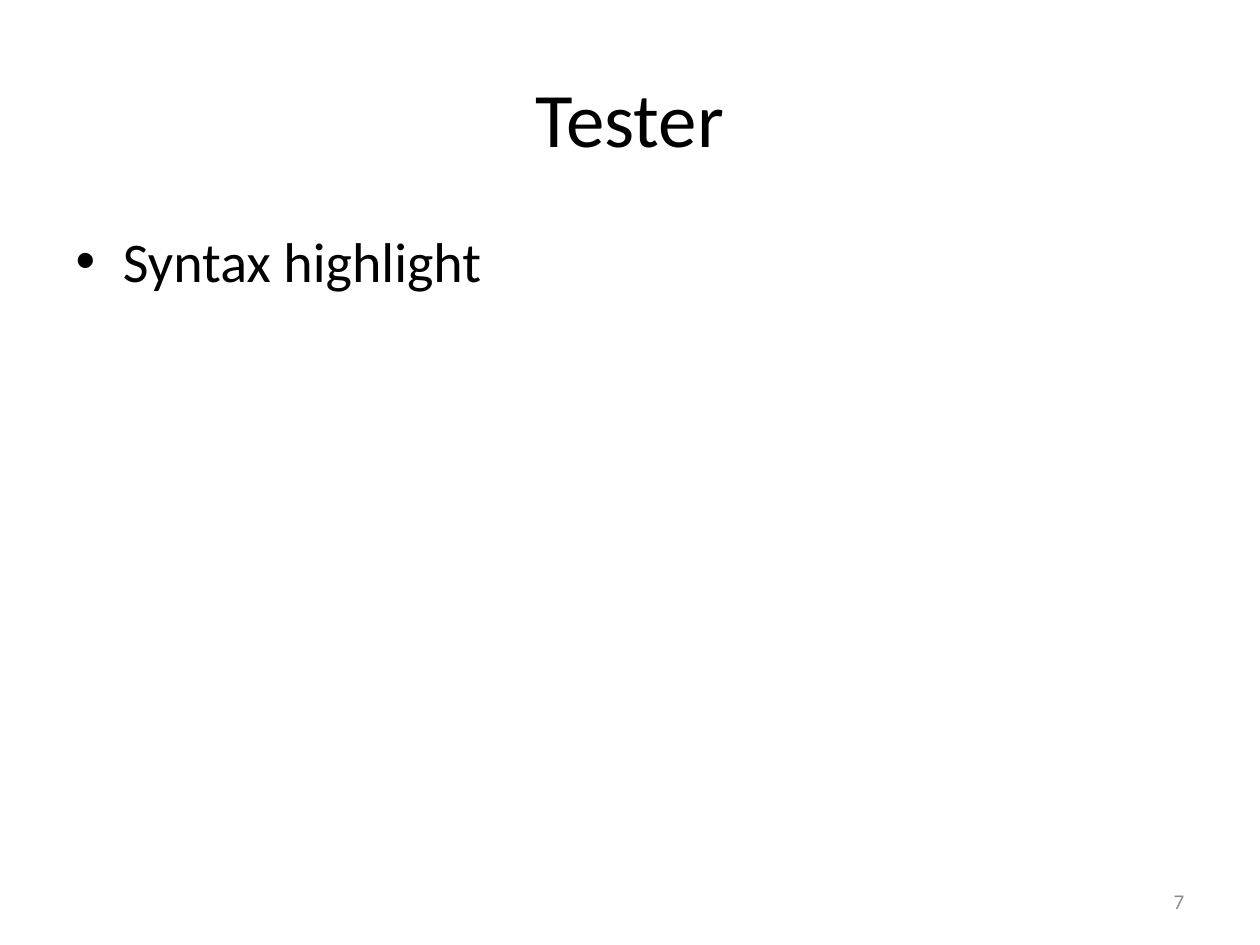
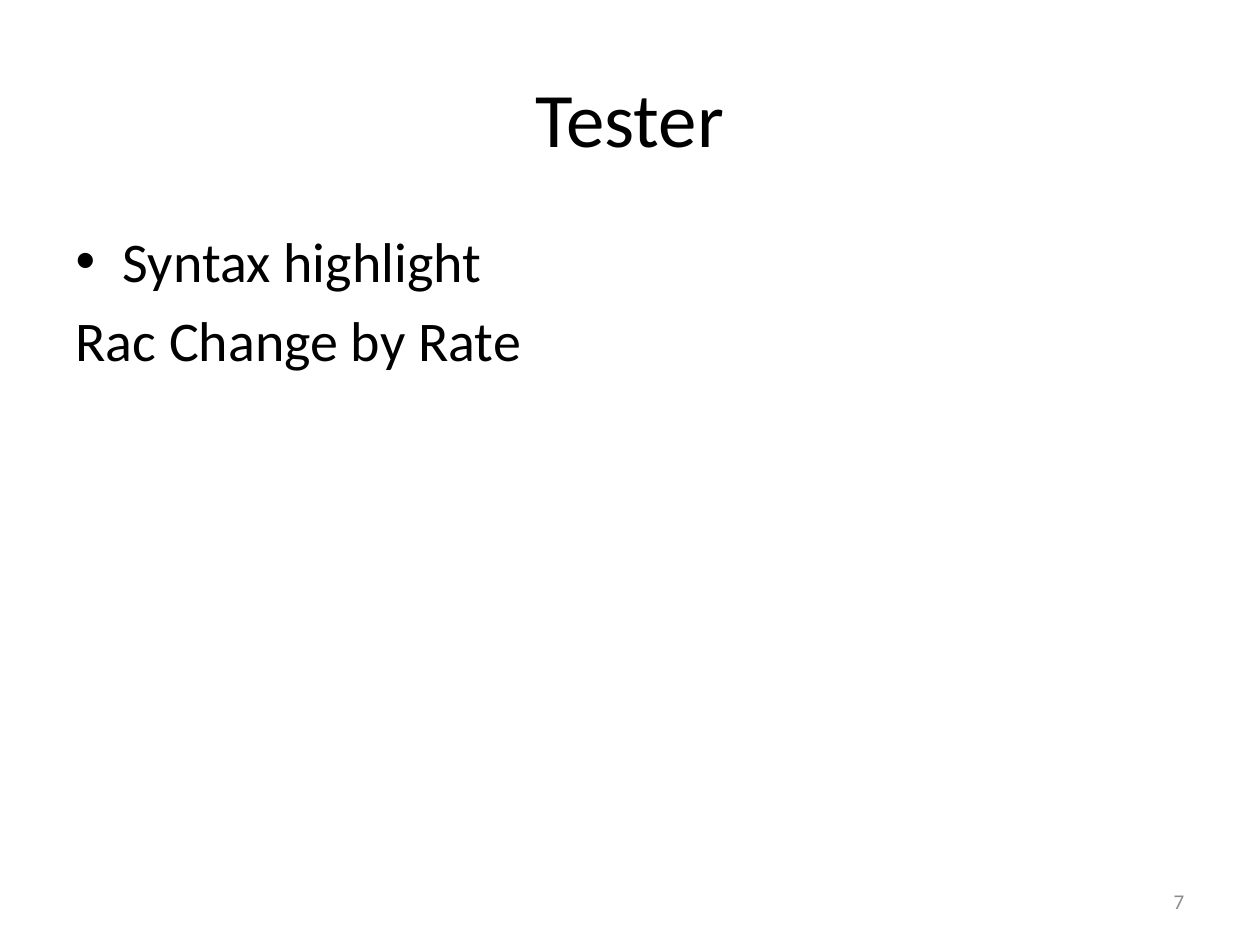
Before and after one commit to msuarz/portfolio, a slide deck: slide 7 of agile2011/presentation.pptx. Drawn at 1260x945 pixels with LibreOffice and Linux fonts; fonts in the diff are those of the drawing. Boxes give left, top, right and bottom in pixels: in the first picture for what was removed or moved away, otherwise in the second. Text is boxed around its words. In the diff, an @@ line names an element or a change of style, - is before the commit and + after.

```diff
--- a/agile2011/presentation.pptx
+++ b/agile2011/presentation.pptx
@@ text at (76, 322, 521, 371): paragraph added @@
+Rac Change by Rate
```
Also in this commit, not shown: 12 other slides changed, 1 slide added, 2 slides removed, 1 other file.
